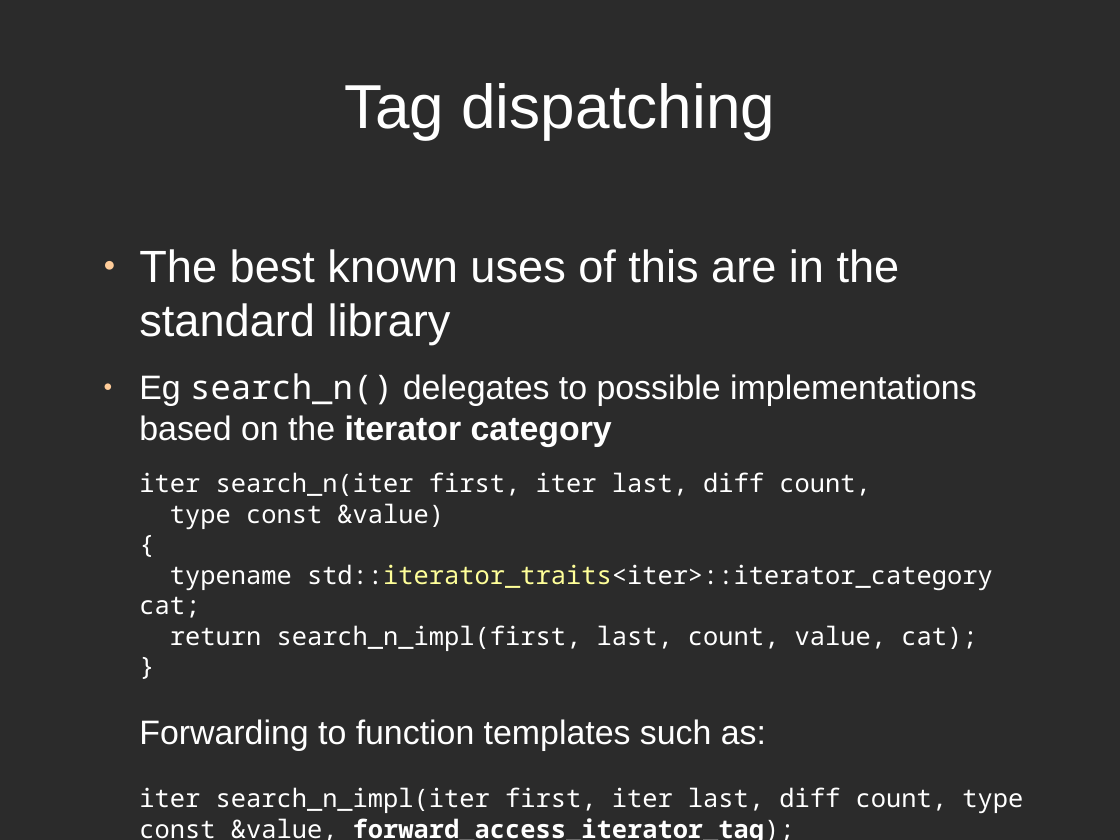
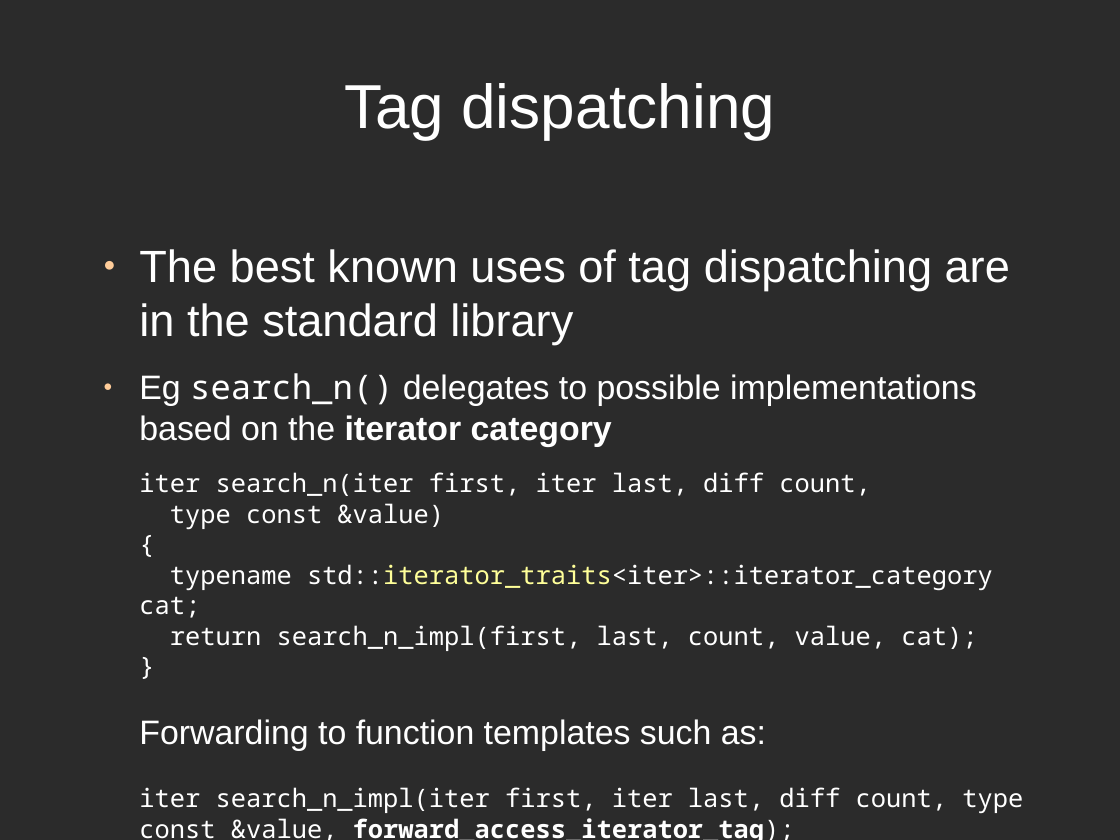
Before and after one commit to rogerorr/articles, a slide deck: slide 11 of Making_Templates_Easier/Making_Templates_Easier.odp. Drawn at 1120x840 pixels with LibreOffice and Linux fonts; fonts in the diff are those of the drawing; background and template pictures are left out; a plain dark background stands for a picture behind light text. Boxes give left, top, right and bottom in pixels: in the first picture for what was removed or moved away, otherwise in the second. Text is boxed around its words. In the diff, an @@ line names an element or a change of style, - is before the commit and + after.

```diff
--- a/Making_Templates_Easier/Making_Templates_Easier.odp
+++ b/Making_Templates_Easier/Making_Templates_Easier.odp
@@ text at <box>139,249,1010,345</box>: text changed @@
-● The best known uses of this are in the standard library
+● The best known uses of tag dispatching are in the standard library
```
Also in this commit, not shown: 5 other slides changed, 1 slide added.
